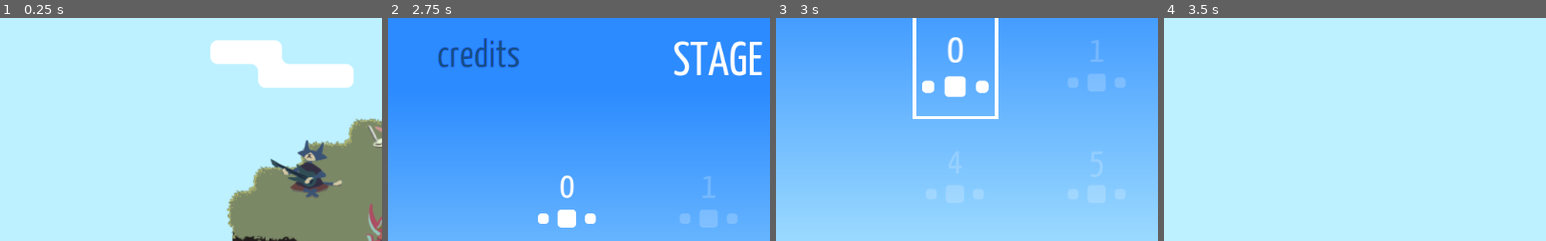
Above: before the commit, frames 1-4 (left to right).
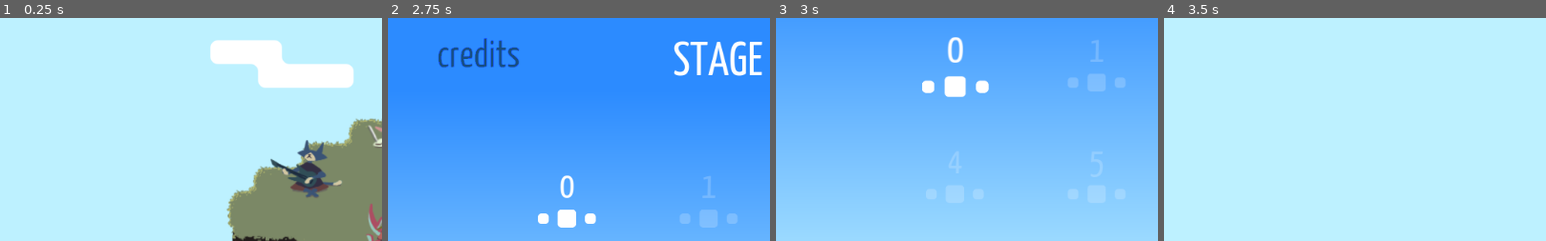
Above: after the commit, the same moments.

Repository: uspgamedev/skyjammers
Game: Godot game, scene res://menus/title/main.tscn
Two runs of this game, one before a commit and one after it. Both use one fixed random seed, a clock stepped at 60 frames per second and the inputs below. Sound files missing from this copy of the repository are replaced by a short silence.
Inputs:
- Up to frame 1 (0.25 s): no input
- Up to frame 2 (2.75 s): hold Space (action_play) 0.53-1.28 s; tap Space (action_play) at 1.35 s; hold Space (action_play) from 2.03 s (still down)
- Up to frame 3 (3 s): release Space (action_play) at 2.75 s; click "0" at 2.75 s
- Up to frame 4 (3.5 s): no input
The pictures show only the part of the screen within x 0-50%, y 0-50%; the shares and areas given below are measured in that part.

Frames 1-2 are identical in both runs. In frame 3, 1.2% of the frame differs, in the area x 35-59%, y 0-46%; in frame 4, nothing differs.

Commit message:
FIX THEME

Diff:
--- a/game/menus/theme.tres
+++ b/game/menus/theme.tres
@@ -32,11 +32,11 @@
 content_margin_bottom = -1.0
 bg_color = Color( 0.6, 0.6, 0.6, 0 )
 draw_center = true
-border_width_left = 4
-border_width_top = 4
-border_width_right = 4
-border_width_bottom = 4
-border_color = Color( 1, 1, 1, 1 )
+border_width_left = 0
+border_width_top = 0
+border_width_right = 0
+border_width_bottom = 0
+border_color = Color( 1, 1, 1, 0 )
 border_blend = false
 corner_radius_top_left = 0
 corner_radius_top_right = 0
@@ -90,21 +90,21 @@
 content_margin_bottom = -1.0
 bg_color = Color( 0.6, 0.6, 0.6, 0 )
 draw_center = true
-border_width_left = 6
-border_width_top = 6
-border_width_right = 6
-border_width_bottom = 6
-border_color = Color( 1, 1, 1, 1 )
+border_width_left = 0
+border_width_top = 0
+border_width_right = 0
+border_width_bottom = 0
+border_color = Color( 1, 1, 1, 0 )
 border_blend = false
 corner_radius_top_left = 0
 corner_radius_top_right = 0
 corner_radius_bottom_right = 0
 corner_radius_bottom_left = 0
 corner_detail = 8
-expand_margin_left = 2.0
-expand_margin_right = 2.0
-expand_margin_top = 2.0
-expand_margin_bottom = 2.0
+expand_margin_left = 0.0
+expand_margin_right = 0.0
+expand_margin_top = 0.0
+expand_margin_bottom = 0.0
 shadow_color = Color( 0, 0, 0, 0.6 )
 shadow_size = 0
 anti_aliasing = true
@@ -171,4 +171,4 @@
 Panel/styles/panel = SubResource( 8 )
 Panel/styles/panelf = null
 Panel/styles/panelnc = null
-_sections_unfolded = [ "Button", "Button/colors", "Button/constants", "Button/fonts", "Button/styles", "Panel", "Panel/styles", "Resource" ]
+_sections_unfolded = [ "Border", "Border Width", "Button", "Button/colors", "Button/constants", "Button/fonts", "Button/styles", "Panel", "Panel/styles", "Resource" ]
